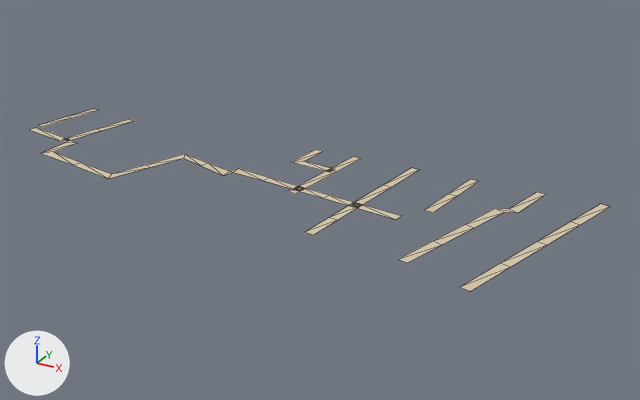
The glTF model public/assets/bengaluru-region-v1/tiles/t9_-40-l0.glb as it was, and as the next commit left it.
One viewpoint serves both versions: a 50 mm lens placed at (4965.0, -19983.0, 207.0), pointed at (4727.0, -19551.0, -9.0). The axes (+X, +Y, +Z) are drawn at lower left. The lights are the same throughout. The first picture is the older version. Mesh edges are drawn as thin lines.

The first picture shows 'ground'.
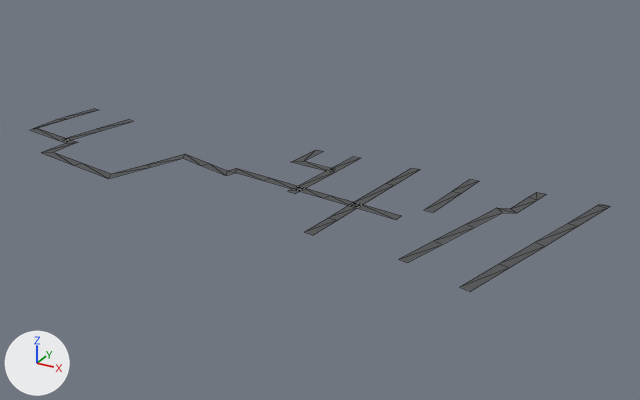
Changed parts and their boxes [x1, y1, x2, y2] in the pictures (640 x 400 px; the box of a moved part takes in the faces that stretch with it):
'ground', reshaped: before [31, 109, 609, 291]; after [31, 109, 611, 291]
part 1 of me_ground, moved or reshaped: before [38, 109, 98, 153]; after [34, 109, 98, 153]
part 2 of me_ground, moved or reshaped: [202, 150, 323, 181] in both
part 3 of me_ground, moved or reshaped: before [354, 168, 609, 291]; after [354, 168, 611, 291]
part 4 of me_ground, recoloured: [31, 109, 578, 291] in both

Patch to the scene script:
```diff
--- a/public/assets/bengaluru-region-v1/tiles/t9_-40-l0.glb.py
+++ b/public/assets/bengaluru-region-v1/tiles/t9_-40-l0.glb.py
@@ me_ground @@
 # verts and faces of me_ground; kept vertices keep their numbers, new ones are numbered from 96
-me_ground.from_pydata(...)  # 96 vertices, 78 faces; spans x -3.0..387.0, y 369.0..501.0, z 1.0
+me_ground.from_pydata(...)  # 101 vertices, 83 faces; spans x 0.0..387.0, y 369.0..500.0, z 1.0
+# me_ground part 1
+delete_vertices([2, 4])  # with the faces that use them
+verts[3] = (1.0, 469.0, 1.0)  # moved, pixel (62, 117)
+verts[5] = (0.0, 464.0, 1.0)  # moved, pixel (56, 119)
+verts[17] = (42.0, 430.0, 1.0)  # moved, pixel (66, 143)
+verts[16] = (48.0, 435.0, 1.0)  # moved, pixel (78, 142)
+verts[96] = (7.0, 468.0, 1.0)  # pixel (67, 119)
+verts[97] = (0.0, 441.0, 1.0)  # pixel (33, 128)
+verts[98] = (2.0, 440.0, 1.0)  # pixel (34, 129)
+faces += [(0, 3, 96), (3, 5, 96), (5, 97, 96), (96, 97, 98)]
+# me_ground part 2
+delete_faces([(46, 47, 49), (46, 49, 48)])
+verts[31] = (170.0, 433.0, 1.0)  # moved, pixel (226, 175)
+verts[33] = (172.0, 440.0, 1.0)  # moved, pixel (235, 172)
+verts[30] = (166.0, 440.0, 1.0)  # moved, pixel (227, 170)
+verts[32] = (168.0, 447.0, 1.0)  # moved, pixel (236, 168)
+faces += [(46, 47, 48), (47, 49, 48)]
+# me_ground part 3
+# 4 vertices are removed from x 344.0..387.0, y 499.0..501.0, z 1.0
+# 4 faces are deleted
+# 14 vertices move from x 260.0..378.0, y 401.0..472.0, z 1.0 to x 261.0..377.0, y 401.0..478.0, z 1.0
+# 8 vertices are added at x 342.0..387.0, y 489.0..500.0, z 1.0
+# 8 new faces join them
+# me_ground part 4: 69 kept faces spanning x 0.0..377.0, y 369.0..500.0, z 1.0 get new vertex colours; the middle colour goes from beige #d7c9ae to dark grey #535556
 me_ground.materials.append(mat_ground)
```
